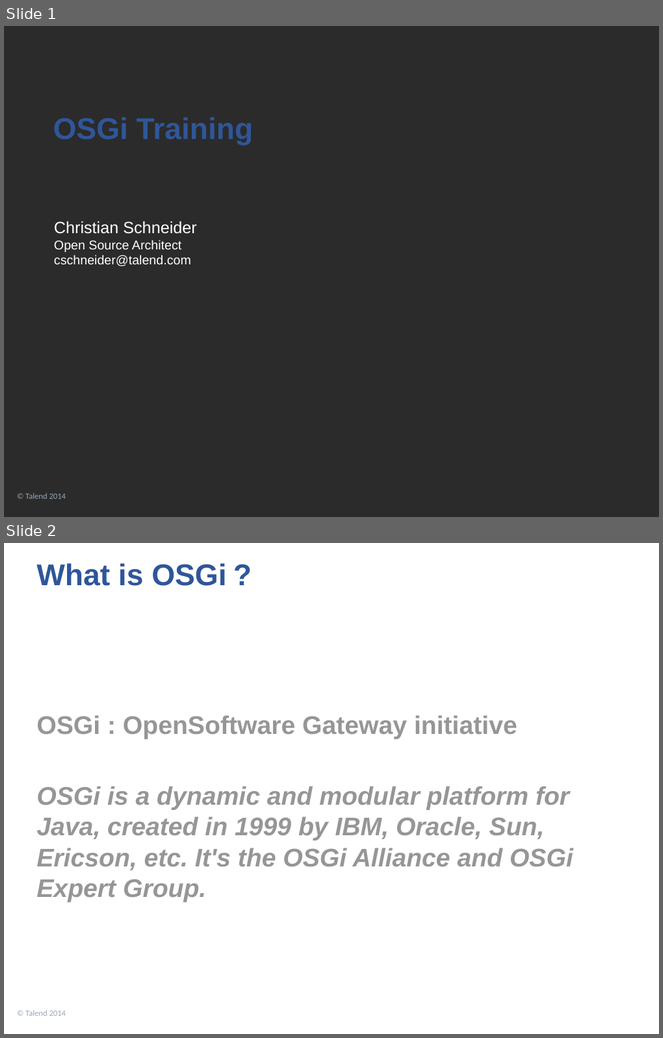
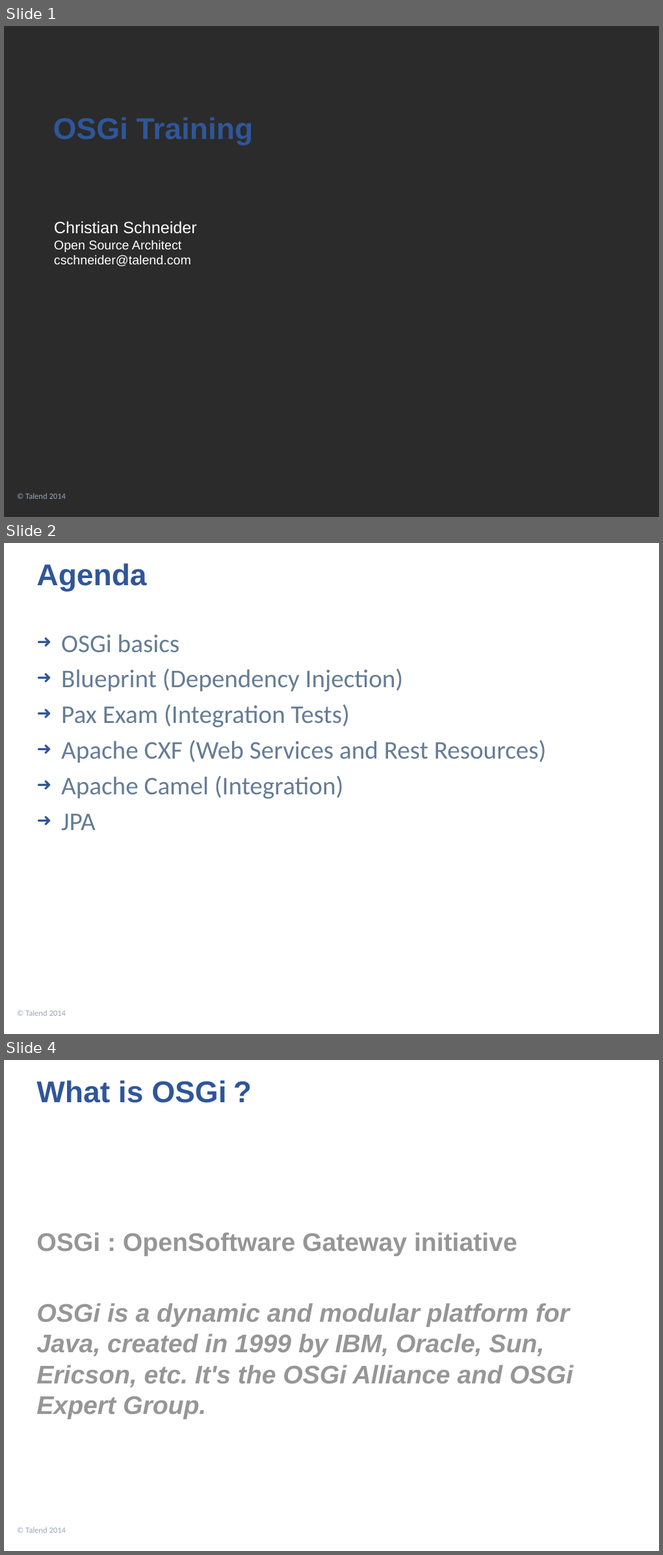
Before and after one commit to cschneider/training_osgi, a slide deck: Training OSGi.pptx. Shown one above the other, each under a label of ours: slides 1 and 2 before the commit, slides 1, 2 and 4 after it; the slides between them are not shown. The pictures are 663x1038 and 663x1555 pixels, drawn with LibreOffice and Linux fonts; fonts in the diff are those of the drawing; background and template pictures are left out; a plain dark background stands for a picture behind light text. Boxes give left, top, right and bottom in pixels: in the first picture for what was removed or moved away, otherwise in the second. Text is boxed around its words. In the diff, an @@ line names an element or a change of style, - is before the commit and + after.

```diff
--- a/Training OSGi.pptx
+++ b/Training OSGi.pptx
@@ slide 2 added at [4,543,659,1034], background picture (left out); not listed: 1 template element that a slide beside it also shows @@
@@ title added at [36,563,146,591], 33 pt, text #2F5699, bold @@
+Agenda
@@ text added at [61,635,547,830], 28 pt, text #657C95 @@
+➜ OSGi basics
+➜ Blueprint (Dependency Injection)
+➜ Pax Exam (Integration Tests)
+➜ Apache CXF (Web Services and Rest Resources)
+➜ Apache Camel (Integration)
+➜ JPA
@@ what was slide 2 is now slide 4 @@
```
Also in this commit, not shown: 2 other slides added.
